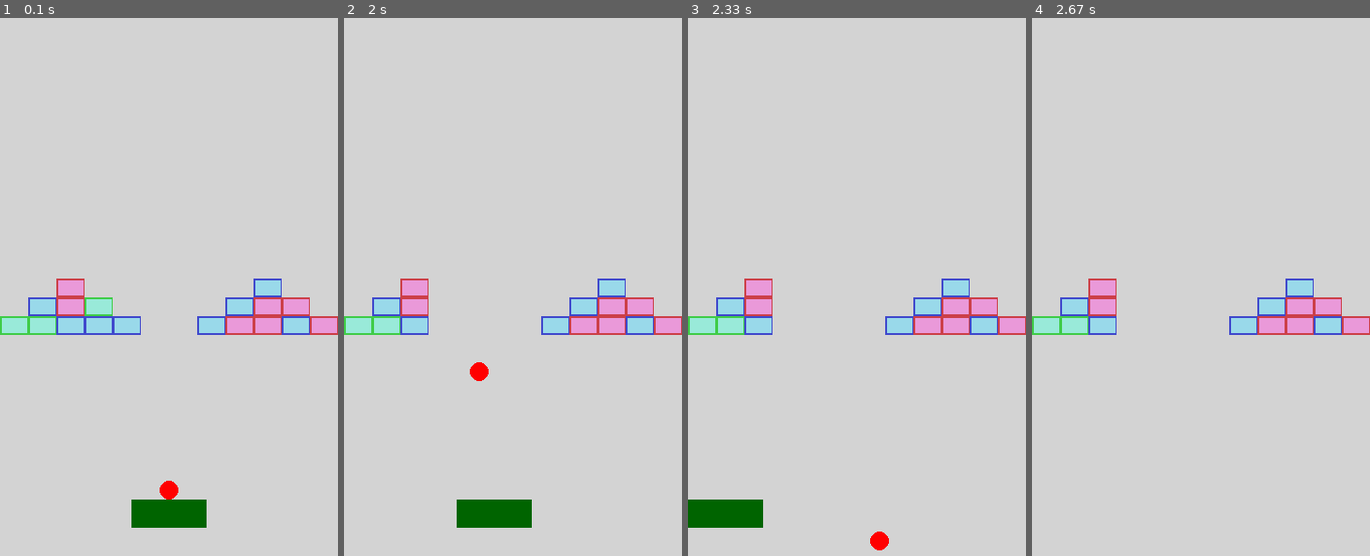
Above: before the commit, frames 1-4 (left to right).
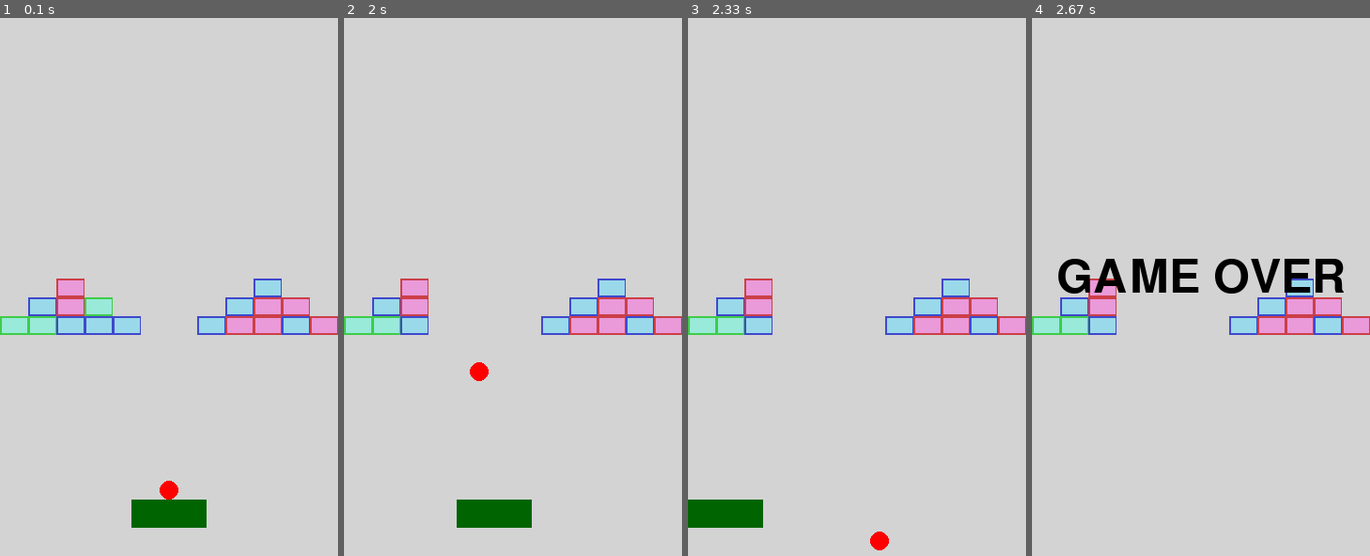
Above: after the commit, the same moments.

Repository: Tequila-Mockingbird-Chevaliers/pygameSummerJam
Game: pygame game, started from main.py
The game is run twice, just before and just after one commit, with the same random seed, the same clock (stepped at 60 frames per second) and the same inputs.
Inputs:
- Up to frame 1 (0.1 s): no input
- Up to frame 2 (2 s): tap Space at 0.33, 0.73, 1.03, 1.23, 1.53, 1.73 s; hold Right 0.67-1.13 s; hold Right 1.17-1.63 s; hold Left from 1.67 s (still down)
- Up to frame 3 (2.33 s): tap Space at 2.03, 2.3 s; release Left at 2.2 s; hold Left from 2.23 s (still down)
- Up to frame 4 (2.67 s): tap Space at 2.6 s; release Left at 2.63 s

Frames 1-3 are identical in both runs. In frame 4, 2.7% of the frame differs, in the area x 7-93%, y 44-52%.

Commit message:
Added game over text and rendering of it when needed

Diff:
--- a/src/assets.py
+++ b/src/assets.py
@@ -46,3 +46,6 @@
             const.SPACESHIP_IMAGE, transparent_color=(255, 255, 255), size=(const.SPACESHIP_WIDTH, const.SPACESHIP_HEIGHT)
         )
         self.laser = load_image(const.LASER_IMAGE, transparent_color=(255, 255, 255))
+
+        default_font = pygame.font.Font(pygame.font.get_default_font(), 50)
+        self.defeat_text = default_font.render("GAME OVER", True, pygame.Color("black"))
--- a/src/entities/spaceship.py
+++ b/src/entities/spaceship.py
@@ -12,7 +12,7 @@
 
     def __init__(self, game_state: GameState, location: int):
         """
-        Initialize GameObject class
+        Initialize Spaceship class
         """
         super().__init__(game_state, game_state.assets.spaceship)
         self.rect.topleft = (location * const.SPACESHIP_WIDTH, - const.SPACESHIP_HEIGHT)
--- a/src/state/game_state.py
+++ b/src/state/game_state.py
@@ -1,3 +1,5 @@
+import pygame
+
 from src.entities.object_manager import ObjectManager
 from src.assets import Assets
 
@@ -23,3 +25,12 @@
         Update player score
         """
         self.score += amount
+
+    def render(self, screen: pygame.Surface):
+        """
+        Render GameState
+        """
+        super().render(screen)
+        if self.defeat:
+            screen.blit(self.assets.defeat_text, (screen.get_width() // 2 - self.assets.defeat_text.get_width() // 2,
+                                                  screen.get_height() // 2 - self.assets.defeat_text.get_height() // 2))
